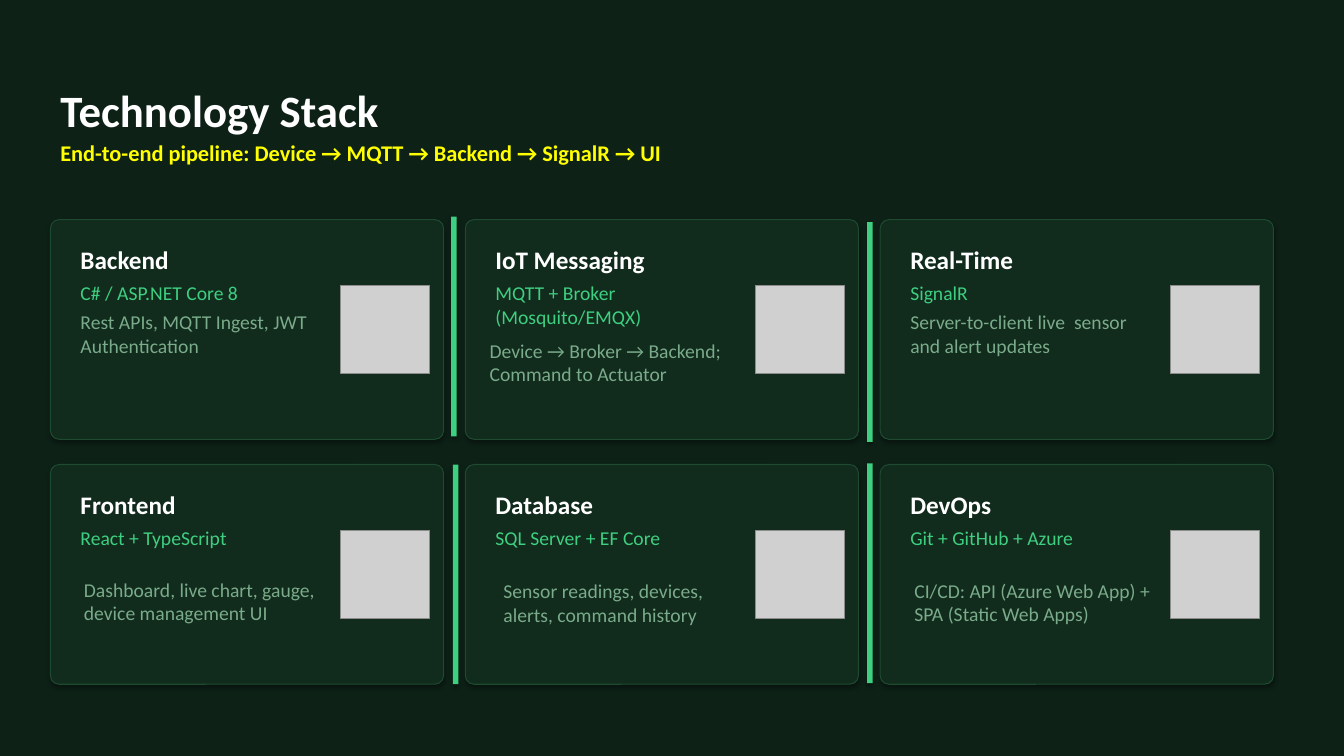
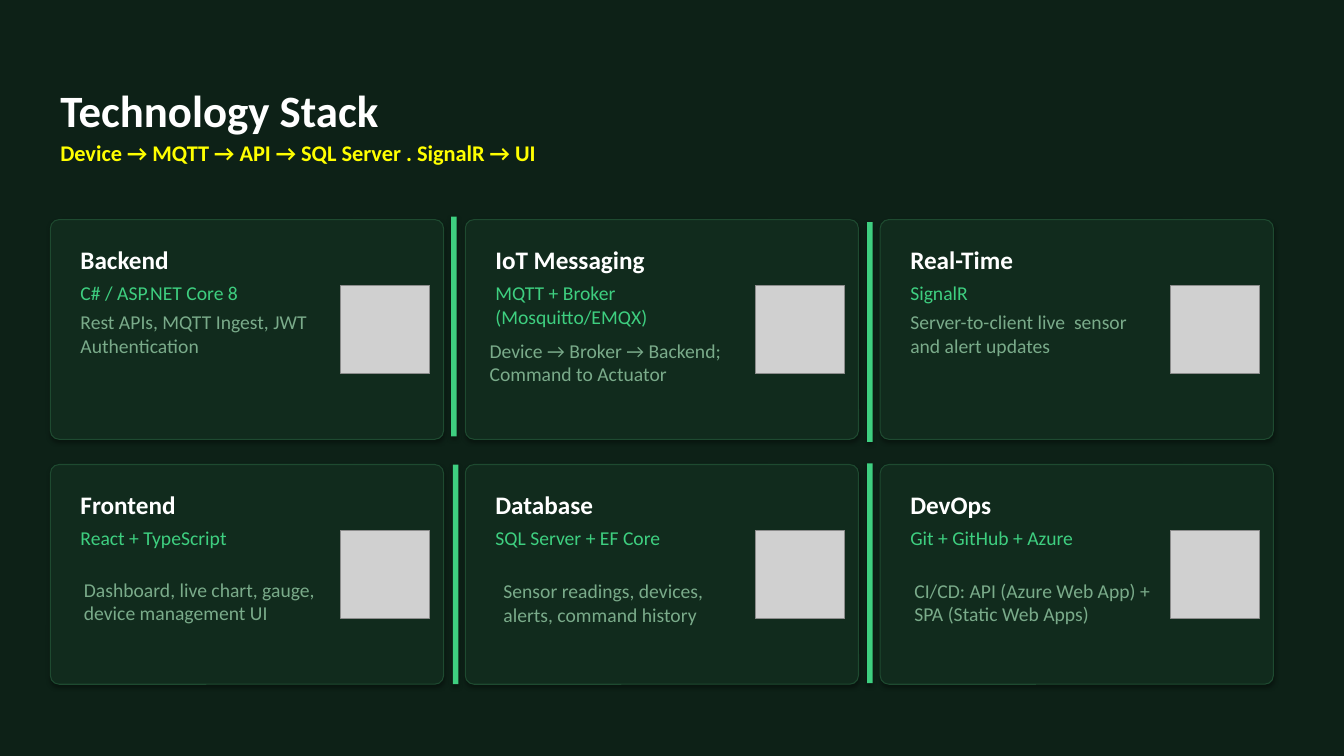
Before and after one commit to TranRTC/capstone_project, a slide deck: slide 5 of Documents/Presentation/Capstone Project Presentation.pptx. Drawn at 1344x756 pixels with LibreOffice and Linux fonts; fonts in the diff are those of the drawing; grey boxes stand for pictures. Boxes give left, top, right and bottom in pixels: in the first picture for what was removed or moved away, otherwise in the second. Text is boxed around its words. In the diff, an @@ line names an element or a change of style, - is before the commit and + after.

```diff
--- a/Documents/Presentation/Capstone Project Presentation.pptx
+++ b/Documents/Presentation/Capstone Project Presentation.pptx
@@ text at bbox=[60, 145, 536, 165]: text changed @@
-End-to-end pipeline: Device → MQTT → Backend → SignalR → UI
+Device → MQTT → API → SQL Server . SignalR → UI
@@ text at bbox=[495, 286, 647, 327]: text changed @@
-MQTT + Broker (Mosquito/EMQX)
+MQTT + Broker (Mosquitto/EMQX)
```
Also in this commit, not shown: 8 other slides changed, 5 other files.
